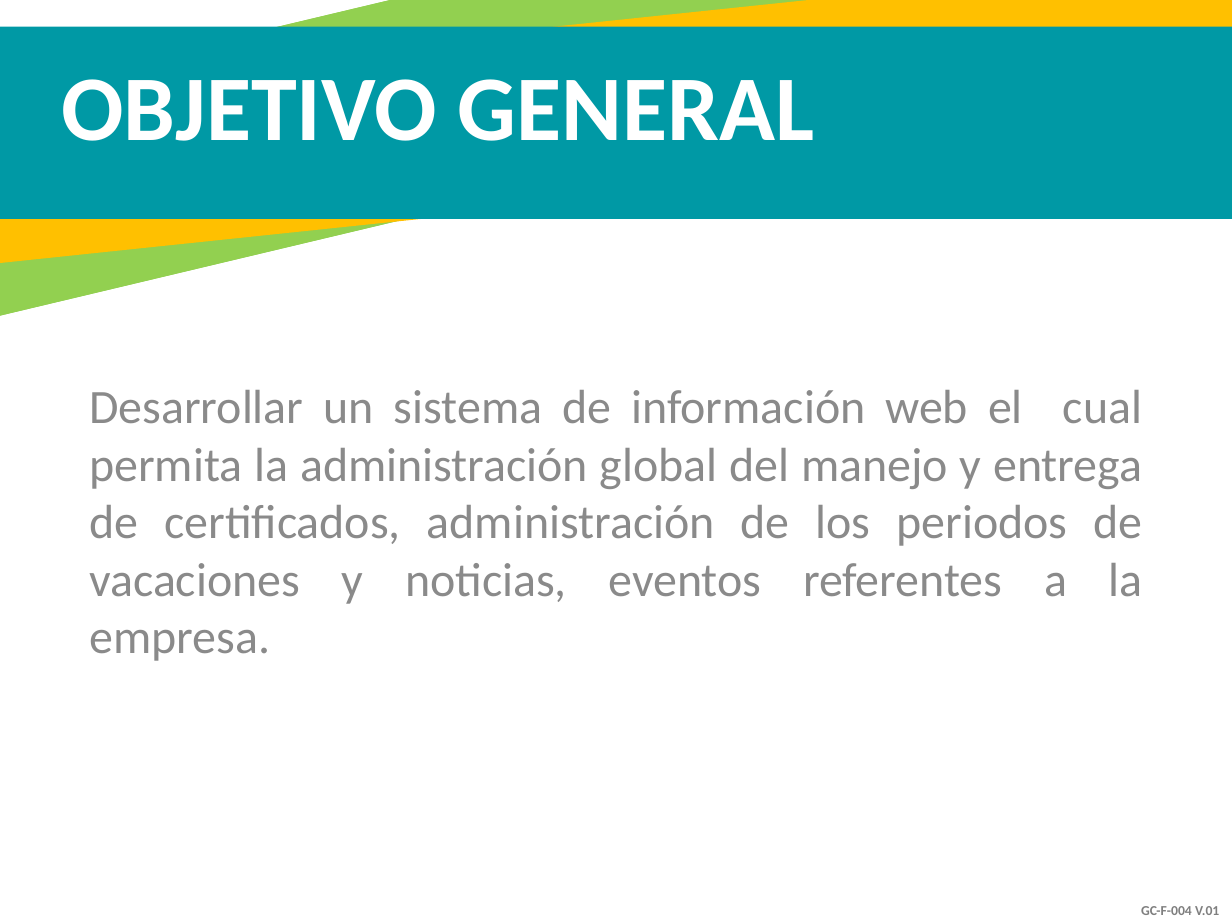
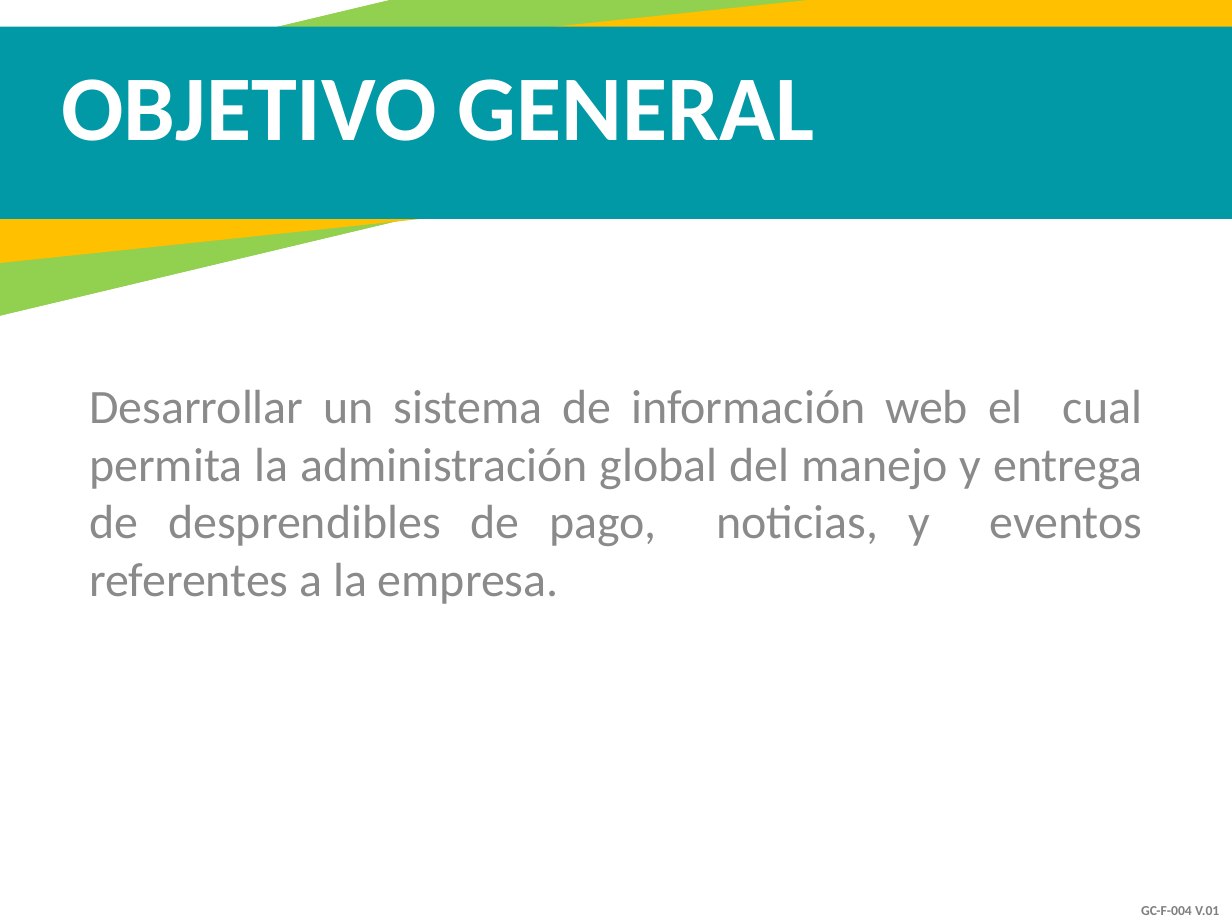
Before and after one commit to Dashell2514/AseoMatic, a slide deck: slide 8 of Documentation/AseoMatic.pptx. Drawn at 1232x924 pixels with LibreOffice and Linux fonts; fonts in the diff are those of the drawing. Boxes give left, top, right and bottom in pixels: in the first picture for what was removed or moved away, otherwise in the second. Text is boxed around its words. In the diff, an @@ line names an element or a change of style, - is before the commit and + after.

```diff
--- a/Documentation/AseoMatic.pptx
+++ b/Documentation/AseoMatic.pptx
@@ text at (x1=89, y1=390, x2=1143, y2=604): text changed @@
-Desarrollar un sistema de información web el cual permita la administración global del manejo y entrega de certificados, administración de los periodos de vacaciones y noticias, eventos referentes a la empresa.
+Desarrollar un sistema de información web el cual permita la administración global del manejo y entrega de desprendibles de pago, noticias, y eventos referentes a la empresa.
```
Also in this commit, not shown: 3 other slides changed, 1 slide removed, 1 other file.
